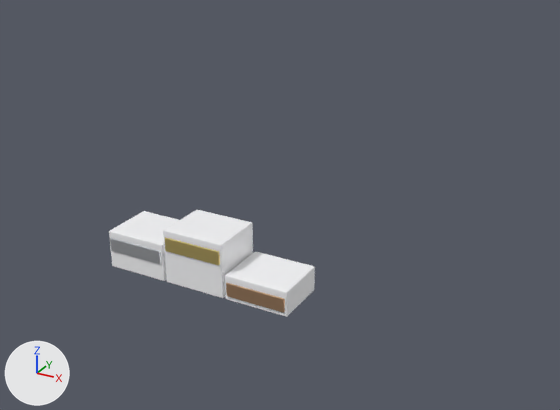
What one commit did to the glTF model godot/games/frostpeak/art/models/podium.glb.
Before and after are seen from a 50 mm lens placed at (8.2, -11.88, 7.96), pointed at (0.74, 1.68, 1.18). The lights are fixed; the arrows at lower left show +X, +Y and +Z. The older version comes first. Vertices at exactly the same position are counted once.

Names of what the first picture shows: 'podium'.
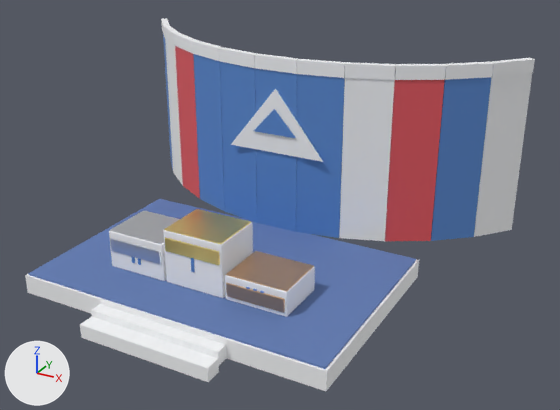
Where the change shows, as pixel boxes [x1, y1, x2, y2] in the pictures (560 x 410 px):
'podium', reshaped (147% wider, 245% taller): before [109, 210, 315, 317]; after [25, 19, 535, 391]
part 1 of me_cube, added: after [164, 209, 251, 244]
part 2 of me_cube, added: after [110, 211, 180, 244]
part 3 of me_cube, added (beige): after [226, 251, 314, 292]
part 4 of me_cube, added: after [191, 258, 195, 272]
part 5 of me_cube, added (blue): after [255, 68, 297, 232]
part 6 of me_cube, added (blue): after [28, 199, 416, 369]
part 7 of me_cube, added: after [25, 259, 419, 391]
part 8 of me_cube, added: after [91, 304, 227, 365]
part 9 of me_cube, added: after [80, 316, 219, 382]
part 10 of me_cube, added: after [255, 54, 298, 74]
part 11 of me_cube, added: after [161, 19, 535, 241]

The change, as a list of edits to the scene's bpy script:
```text
Add mat_venue_white:
    mat_venue_white = principled_material('venue_white')
    mat_venue_white.base_color = (0.93, 0.94, 0.96)  # white #f7f8fa
Add mat_venue_blue:
    mat_venue_blue = principled_material('venue_blue')
    mat_venue_blue.base_color = (0.1, 0.25, 0.62)  # blue #5989ce
Add mat_dark_steel:
    mat_dark_steel = principled_material('dark_steel')
    mat_dark_steel.base_color = (0.22, 0.24, 0.28)  # grey #818690
    mat_dark_steel.metallic = 0.8
    mat_dark_steel.roughness = 0.45
Add mat_stage_carpet:
    mat_stage_carpet = principled_material('stage_carpet')
    mat_stage_carpet.base_color = (0.12, 0.2, 0.45)  # blue #617cb3
    mat_stage_carpet.roughness = 0.9
Add mat_venue_red:
    mat_venue_red = principled_material('venue_red')
    mat_venue_red.base_color = (0.78, 0.1, 0.12)  # red #e55961
    mat_venue_red.roughness = 0.45
Change me_cube:
    used by ob_podium; location = (0.0, 0.0, 0.0)
    remove me_cube.from_pydata(...)  # 336 vertices, 648 faces; spans x -2.15..2.15, y -0.63..0.6, z 0.0..1.2
    add me_cube.from_pydata(...)  # 860 vertices, 1504 faces; spans x -5.0..5.0, y -2.38..5.5, z -0.59..4.1
    me_cube part 1: the loose piece of 56 vertices spanning x -0.7..0.7, y -0.6..0.6, z 0.0..1.2 is copied, and the copy is scaled about its middle by (0.983, 0.98, 0.0207), then moved by (0.0, 0.0, 0.61), in mat_podium_gold (yellow #ffe795); it spans x -0.68..0.68, y -0.58..0.58, z 1.19..1.22
    me_cube part 2: the loose piece of 56 vertices spanning x -2.15..-0.75, y -0.6..0.6, z 0.0..0.85 is copied, and the copy is scaled about its middle by (0.983, 0.98, 0.0294), then moved by (0.0, 0.0, 0.43), in mat_podium_silver (white #e7eaef); it spans x -2.13..-0.77, y -0.58..0.58, z 0.84..0.87
    me_cube part 3: the loose piece of 56 vertices spanning x 0.75..2.15, y -0.6..0.6, z 0.0..0.55 is copied, and the copy is scaled about its middle by (0.983, 0.98, 0.0462), then moved by (0.0, 0.0, 0.28), in mat_podium_bronze (beige #e7bc95); it spans x 0.77..2.13, y -0.58..0.58, z 0.54..0.57
    me_cube part 4: a new loose piece, a box spanning x -0.035..0.035, y -0.615..-0.595, z 0.43..0.77, in mat_venue_blue (blue #5989ce)
    me_cube part 5: a new loose piece, a box spanning x -0.52..0.52, y 2.84..2.96, z 0.0..3.8, in mat_venue_blue (blue #5989ce)
    me_cube part 6: a new loose piece, a box spanning x -3.5..3.5, y -1.7..2.9, z -0.04..0.0, in mat_stage_carpet (blue #617cb3)
    me_cube part 7: a new loose piece, a box spanning x -3.55..3.55, y -1.75..2.95, z -0.46..-0.04, in mat_venue_white (white #f7f8fa)
    me_cube part 8: a new loose piece, a box spanning x -1.5..1.5, y -2.03..-1.68, z -0.45..-0.15, in mat_venue_white (white #f7f8fa)
    me_cube part 9: a new loose piece, a box spanning x -1.5..1.5, y -2.38..-2.03, z -0.59..-0.29, in mat_venue_white (white #f7f8fa)
    me_cube part 10: a new loose piece, a box spanning x -0.52..0.52, y 2.82..2.98, z 3.8..4.1, in mat_venue_white (white #f7f8fa)
    me_cube part 11: 252 vertices added at x -5.0..5.0, y 2.76..5.5, z -0.05..4.1
    other edits to the shape of me_cube do not show in these pictures
    add me_cube.materials.append(mat_venue_blue)  # blue #5989ce
    add me_cube.materials.append(mat_stage_carpet)  # blue #617cb3
    add me_cube.materials.append(mat_venue_white)  # white #f7f8fa
    add me_cube.materials.append(mat_dark_steel)  # grey #818690
    add me_cube.materials.append(mat_venue_red)  # red #e55961
```
